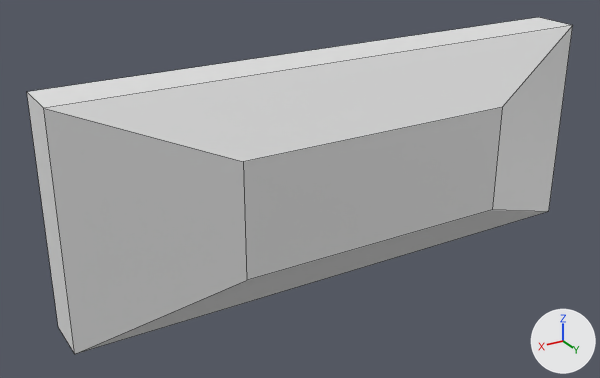
The Blender file mechanical/reference/target_plate.blend: old version first, new version second.
Camera for both pictures: a 50 mm camera at (8.61, 11.39, 6.08) aimed at (0.93, -1.4, -0.32). Arrows for +X, +Y and +Z are at lower right; the lights stay in place. Mesh edges are drawn as thin lines. The same objects are shown in both versions, whatever each file hides.

Names of what the first picture shows: 'HalfPlate'.
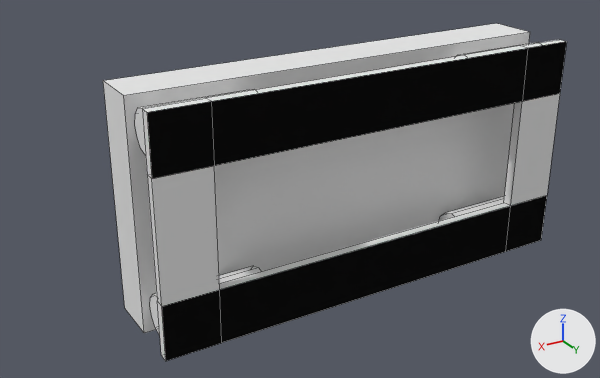
Boxes (x1, y1, x2, y2) around the edits, measured in the pictures (600 x 378 px):
'HalfPlate', reshaped, rescaled (15% narrower)
    before: (27, 17, 573, 354)
    after: (103, 23, 567, 361)

Diff of the bpy script that builds the scene:
```diff
--- a/mechanical/reference/target_plate.blend.py
+++ b/mechanical/reference/target_plate.blend.py
@@ mat_targetplate @@
+mat_targetplate = diffuse_material('TargetPlate')
+mat_targetplate.base_color = (0.8, 0.8, 0.8)  # white #e7e7e7
@@ mat_velcro @@
+mat_velcro = diffuse_material('Velcro')
+mat_velcro.base_color = (0.00637, 0.00637, 0.00637)  # black #131313
@@ me_cube_002 @@
 # used by ob_halfplate; location = (0.0, 0.0, 0.0); rotation_euler = (1.571, 0.0, 0.0), in degrees (90, 0, 0); scale = (1.0, 0.389, 1.0)
-me_cube_002.from_pydata(...)  # 12 vertices, 10 faces; spans x -5.72..5.72, y -5.72..5.72, z 0.0..2.0
+me_cube_002.from_pydata(...)  # 136 vertices, 94 faces; spans x -4.45..4.45, y -2.22..2.22, z 0.0..2.0
+# me_cube_002 part 1: the whole mesh is rebuilt
+me_cube_002.materials.append(mat_targetplate)  # white #e7e7e7
+me_cube_002.materials.append(mat_velcro)  # black #131313
@@ ob_halfplate @@
 ob_halfplate.rotation_euler = (1.571, 0.0, 0.0)  # degrees (90, 0, 0)
-ob_halfplate.scale = (1.0, 0.389, 1.0)
```
